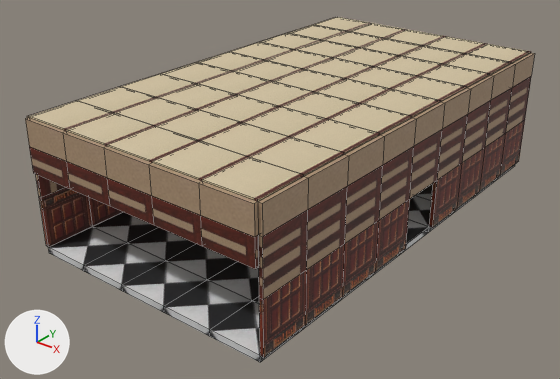
A saved change to the FBX model Assets/DiningRoom.fbx.
Camera for both pictures: a 50 mm camera at (21.8, -31.8, 14.2) aimed at (4.6, -10.3, 0.8). The lights are fixed; the arrows at lower left show +X, +Y and +Z. Mesh edges are drawn as thin lines. Where no turn or scale is listed for an object, it has been applied to the vertices. Vertices at the same position are counted once.

The scene before the commit, as lines of its bpy script (objects in view):
```python
me_ceiling_2x2x0_15 = bpy.data.meshes.new('Ceiling_2x2x0.15')
me_ceiling_2x2x0_15.from_pydata(...)  # 360 vertices, 270 faces; spans x 0.0..10.0, y -18.0..0.0, z 0.0..0.1
me_ceiling_2x2x0_15.materials.append(mat_whitewall)  # picture img_wall3_jpg
me_concertroomwall_0_15x2x2_002 = bpy.data.meshes.new('ConcertRoomWall_0.15x2x2.002')
me_concertroomwall_0_15x2x2_002.from_pydata(...)  # a box spanning x 0.0..0.15, y 0.0..2.0, z 0.0..2.0; a box spanning x 0.0..0.15, y 2.0..4.0, z 0.0..2.0; a box spanning x 0.0..0.15, y 4.0..6.0, z 0.0..2.0; a box spanning x 0.0..0.15, y 6.0..8.0, z 0.0..2.0
me_concertroomwall_0_15x2x2_002.materials.append(mat_wall)  # picture img_wall1_jpg
me_concertroomwall_0_15x2x2_004 = bpy.data.meshes.new('ConcertRoomWall_0.15x2x2.004')
me_concertroomwall_0_15x2x2_004.from_pydata(...)  # a box spanning x -0.15..0.0, y -2.0..0.0, z 0.0..2.0; a box spanning x -0.15..0.0, y -4.0..-2.0, z 0.0..2.0; a box spanning x -0.15..0.0, y -6.0..-4.0, z 0.0..2.0; a box spanning x -0.15..0.0, y -8.0..-6.0, z 0.0..2.0
me_concertroomwall_0_15x2x2_004.materials.append(mat_wall)  # picture img_wall1_jpg
ob_diningroomceiling = bpy.data.objects.new('DiningRoomCeiling', me_ceiling_2x2x0_15)
ob_diningroomceiling.location = (0.0, 0.0, 5.0)
ob_diningroomwallb0left = bpy.data.objects.new('DiningRoomWallB0Left', me_concertroomwall_0_15x2x2_002)
ob_diningroomwallb0left.location = (-0.15, -17.98, 0.0)
ob_diningroomwallb0right = bpy.data.objects.new('DiningRoomWallB0Right', me_concertroomwall_0_15x2x2_004)
ob_diningroomwallb0right.location = (10.15, -10.0, 0.0)
# also in view: 'DiningRoomWallB2Right' at (10.1, -9.0, 4.5); 'DiningRoomWallB1Front.001' at (5.0, -18.1, 3.5); 'DiningRoomWallB1Right' at (10.1, -9.0, 3.0); 'DiningRoomWallB2Front' at (5.0, -18.1, 4.5); 'DiningRoomFloorTiles' at (5.0, -9.0, -0.1)
```
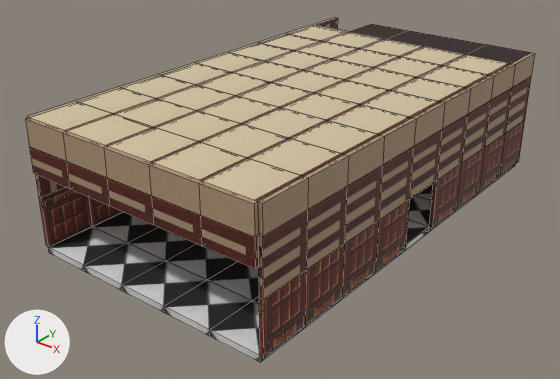
Location of each change, [x1, y1, x2, y2] in pixels of the pictures (560 x 379 px):
```json
{"object": "DiningRoomCeiling", "change": "reshaped, moved", "before": [29, 17, 531, 201], "after": [29, 26, 511, 201]}
{"part": 1, "of": "me_ceiling_2x2x0_15", "change": "deleted", "before": [29, 101, 114, 131], "on screen": "beige"}
{"part": 2, "of": "me_ceiling_2x2x0_15", "change": "deleted", "before": [202, 157, 304, 201], "on screen": "beige"}
{"part": 3, "of": "me_ceiling_2x2x0_15", "change": "deleted", "before": [66, 113, 155, 146], "on screen": "beige"}
{"part": 4, "of": "me_ceiling_2x2x0_15", "change": "deleted", "before": [107, 126, 199, 163], "on screen": "beige"}
{"part": 5, "of": "me_ceiling_2x2x0_15", "change": "deleted", "before": [153, 141, 249, 181], "on screen": "beige"}
{"object": "DiningRoomWindow", "change": "unchanged, uncovered by the edit", "after": [350, 24, 531, 63]}
```

Edits to the scene script, one JSON object a line:
```json
{"block": "me_ceiling_2x2x0_15", "where": "me_ceiling_2x2x0_15.from_pydata(...)  # 360 vertices, 270 faces; spans x 0.0..10.0, y -18.0..0.0, z 0.0..0.1"}
{"block": "me_ceiling_2x2x0_15", "where": "# used by ob_diningroomceiling; location = (0.0, 0.0, 5.0)"}
{"block": "me_ceiling_2x2x0_15", "change": "me_ceiling_2x2x0_15 part 1: the loose piece of 8 vertices spanning x 0.0..2.0, y -18.0..-16.0, z 0.0..0.1 is deleted"}
{"block": "me_ceiling_2x2x0_15", "change": "me_ceiling_2x2x0_15 part 2: the loose piece of 8 vertices spanning x 8.0..10.0, y -18.0..-16.0, z 0.0..0.1 is deleted"}
{"block": "me_ceiling_2x2x0_15", "change": "me_ceiling_2x2x0_15 part 3: the loose piece of 8 vertices spanning x 2.0..4.0, y -18.0..-16.0, z 0.0..0.1 is deleted"}
{"block": "me_ceiling_2x2x0_15", "change": "me_ceiling_2x2x0_15 part 4: the loose piece of 8 vertices spanning x 4.0..6.0, y -18.0..-16.0, z 0.0..0.1 is deleted"}
{"block": "me_ceiling_2x2x0_15", "change": "me_ceiling_2x2x0_15 part 5: the loose piece of 8 vertices spanning x 6.0..8.0, y -18.0..-16.0, z 0.0..0.1 is deleted"}
{"op": "set", "path": "ob_diningroomceiling.location", "old": "(0.0, 0.0, 5.0)", "new": "(0.0, -2.0, 4.95)"}
```
